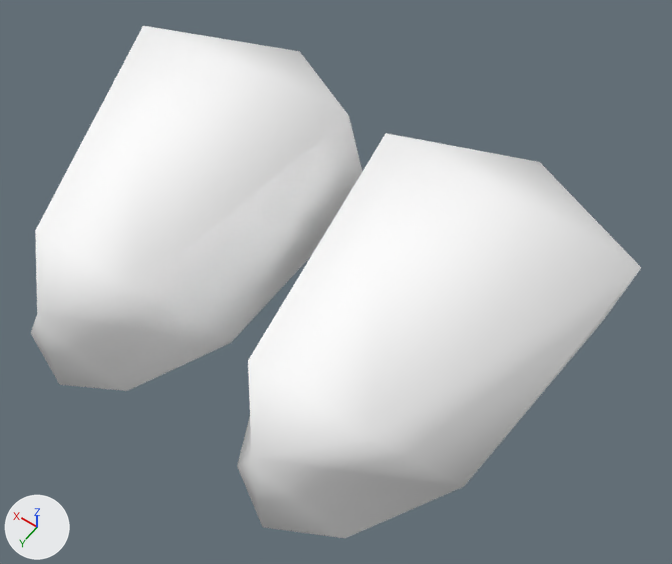
The glTF model public/3d/item/model__item__room.ofs_2775_0/2775foot000_c.gltf as it was, and as the next commit left it.
The view is the same before and after, from a camera (50 mm lens) standing at (-0.317, 0.376, 0.661) and looking at (-0.038, -0.015, 0.048). The lights are fixed; the arrows at lower left show +X, +Y and +Z. The first picture is the older version.

Script lines for the objects in view, before the commit:
```python
mat_c03_shoes = principled_material('c03_shoes')
mat_c03_shoes.base_color = (1.0, 1.0, 1.0)  # white #ffffff
mat_c03_shoes.roughness = 1.0
me_2775foot000_c = bpy.data.meshes.new('2775foot000_c')
me_2775foot000_c.from_pydata(...)  # 28 vertices, 48 faces; spans x -0.249..0.249, y -0.204..0.176, z 0.0..0.13
me_2775foot000_c.materials.append(mat_c03_shoes)  # white #ffffff
ob_2775foot000_c = bpy.data.objects.new('2775foot000_c', me_2775foot000_c)
ob_2775foot000_c.location = (0.0, 0.0, 0.0)
```
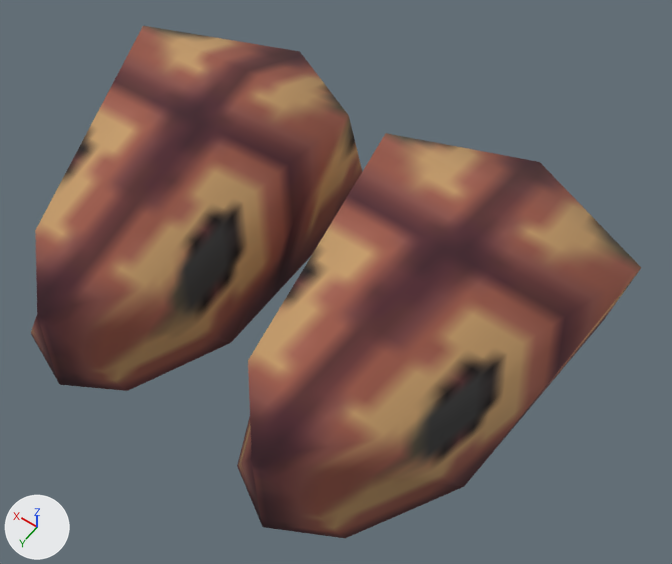
Where the change shows, as pixel boxes (x1, y1, x2, y2) in the pictures (672 x 564 px):
'2775foot000_c', surface changed (darker)
    both: (31, 26, 641, 538)

The edits, one by one:
Picture 'c03_shoes' (img_c03_shoes) is new.
In material 'c03_shoes' (mat_c03_shoes), base_color is no longer (1.0, 1.0, 1.0), white #ffffff.
In material 'c03_shoes' (mat_c03_shoes), texture is now set to img_c03_shoes.
